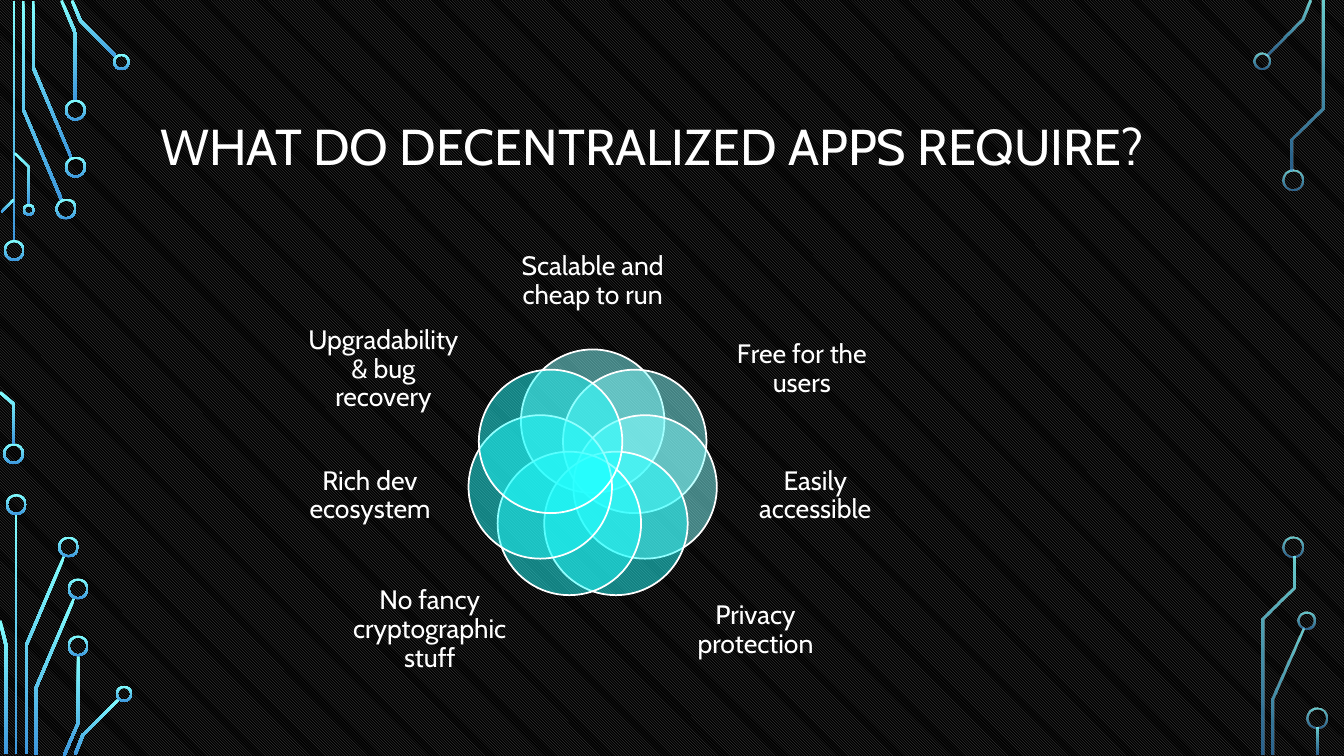
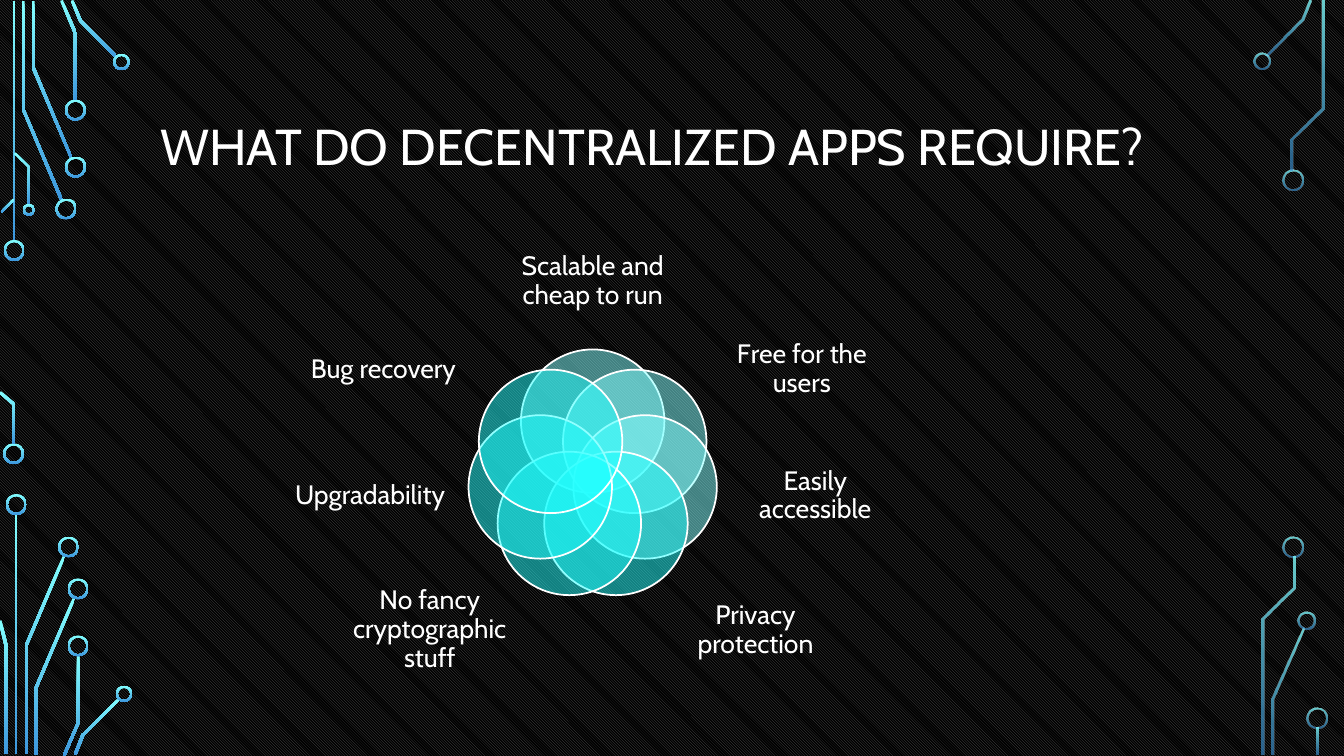
Before and after one commit to tokenika/tokenika.github.io, a slide deck: slide 21 of WarsawBlock(3).pptx (slide 23 before the commit). Drawn at 1344x756 pixels with LibreOffice and Linux fonts; fonts in the diff are those of the drawing; background and template pictures are left out. Boxes give left, top, right and bottom in pixels: in the first picture for what was removed or moved away, otherwise in the second. Text is boxed around its words. In the diff, an @@ line names an element or a change of style, - is before the commit and + after.

```diff
--- a/WarsawBlock(3).pptx
+++ b/WarsawBlock(3).pptx
@@ text at [311,359,456,383]: text changed @@
-Upgradability & bug recovery
+Bug recovery
@@ text at [295,484,445,510]: text changed @@
-Rich dev ecosystem
+Upgradability
```
Also in this commit, not shown: 3 other slides changed, 3 slides removed, 1 other file.
